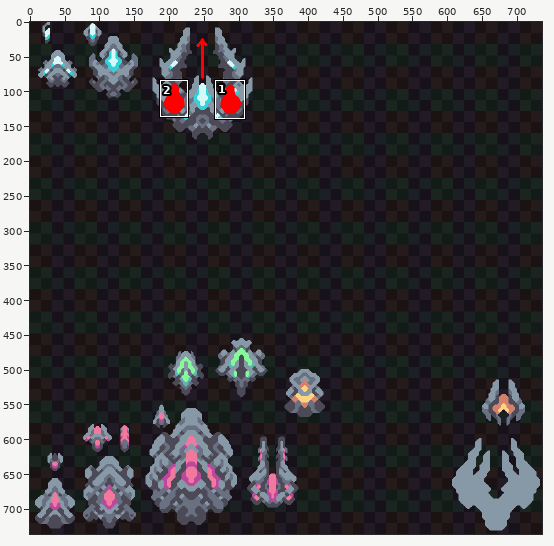
Two states of a pixel-art file, assets/sprites/atlas/units.ase. Above, an overview of the earlier version with the close-up marked.
Close-up. Before the commit:
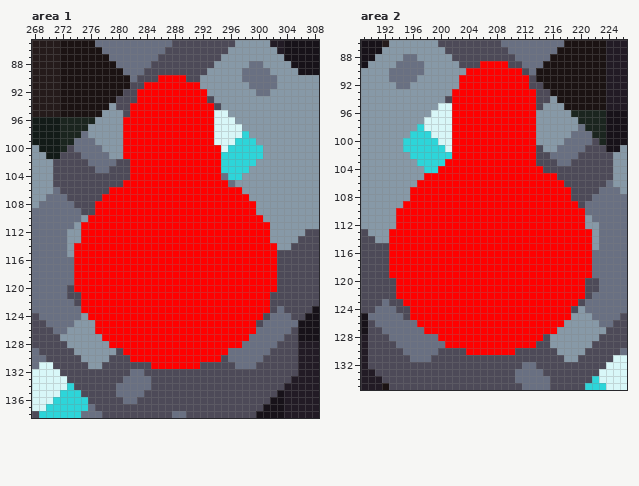
736x736 pixels, 1 frame. Colours within 5 levels of each other are drawn and written as one. Shown: area 1: x 268..308, y 85..138; area 2: x 189..226, y 86..135. The commit also changed other parts of the picture, which this record leaves out.
New version:
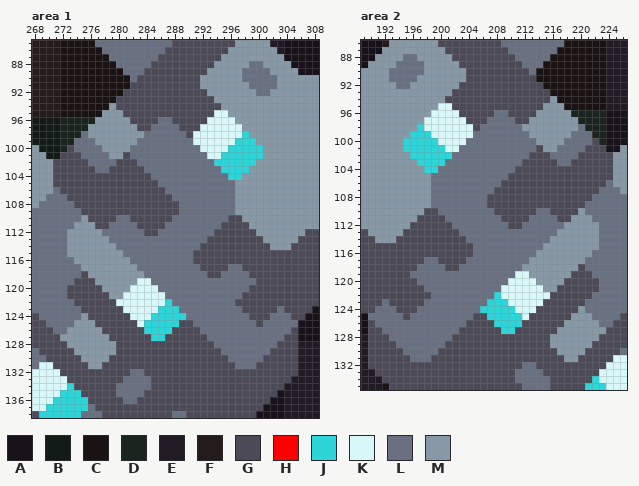
Palette (. is transparent): A #171219  B #131b18  C #1b1313  D #1b251f  E #221b25  F #251b1b  G #4d4a58  H #ff0000  J #2dd5d9  K #d8f7f8  L #697082  M #8799a7
Change:
layer "A" now hidden
Changed rows in their new state; - is an unchanged pixel.
Area 1:
first column x 274:
 90 ------------GGGG-------------
 91 ----------GGGGGGGG-----------
 92 ---------GGGGGGGGGG----------
 93 ---------GGGGGGGGGG----------
 94 --------GGGGGGGGGGGG---------
 95 --------GGGGGGGGGGGG---------
 96 -------MGGGGLLGGGGGK---------
 97 -------MMGGLLLLGGGKK---------
 98 -------MMMLLLLLLGKKK---------
 99 -------MMLLLLLLLLKKK---------
100 -------MLLLLLLLLLLKKK--------
101 -------GLLLLLLLLLLLKK--------
102 --------GLLLLLLLLLLLJ--------
103 --------GGLLLLLLLLLLL--------
104 --------GGGLLLLLLLLLL--------
105 -------GGGGGLLLLLLLLLL-------
106 -----GGGGGGGGLLLLLLLLLLM-----
107 ----GGGGGGGGGGLLLLLLLLLMM----
108 ---GGGGGGGGGGGGLLLLLLLLMMM---
109 ---GGGGGGGGGGGGLLLLLLLLMMM---
110 --GGGGLLGGGGGGLLLLLLLLGGMMM--
111 -MMGGLLLLGGGGLLLLLLLLGGGGMMM-
112 -MMMLLLLLLGGLLLLLLLLGGGGGGMM-
113 -MMMMLLLLLLLLLLLLLLGGGGGGGGM-
114 MMMMMMLLLLLLLLLLLLGGGGGGGGGGM
115 MMMMMMMLLLLLLLLLLGGGGGGGGGGGG
116 MMMMMMMMLLLLLLLLLGGGGGGGGGGGG
117 LMMMMMMMMLLLLLLLLLGGGGLLGGGGG
118 LGMMMMMMMMLLLLLLLLLGGLLLLGGGG
119 GGGMMMMMMKKLLLLLLLLLLLLLLLGGG
120 GGGGMMMMKKKKLLLLLLLLLLLLLGGGG
121 -GGGGMMKKKKKKLLLLLLLLLLLGGGG-
122 -GGGGGKKKKKKKJLLLLLLLLLGGGGG-
123 -GGGGGGKKKKKJJJLLLLLLLLLGGGG-
124 --GGGGGGKKKJJJJJLLLLLLLLLGG--
125 ---GGGGGGKJJJJJGGLLLLLLLLL---
126 ---MGGGGGGJJJJGGGGLLLLLLLL---
127 ----MGGGGGGJJGGGGGGLLLLLL----
128 -----MGGGGGGGGGGGGGGLLLL-----
129 -------GGGGGGGGGGGGGGL-------
130 --------GGGGGGGGGGGGG--------
131 -----------GGGGGGG-----------
Area 2:
first column x 193:
 89 -------------GGGG------------
 90 -----------GGGGGGGG----------
 91 ----------MGGGGGGGGG---------
 92 ----------GGGGGGGGGG---------
 93 ---------GGGGGGGGGGGG--------
 94 ---------GGGGGGGGGGGG--------
 95 ---------GGGGGGGGGGGG--------
 96 ---------KGGGGGLLGGGG--------
 97 ---------KKGGGLLLLGGM--------
 98 ---------KKKGLLLLLLMM--------
 99 ---------KKKLLLLLLLLM--------
100 ---------KKLLLLLLLLLL--------
101 ---------KLLLLLLLLLLL--------
102 ---------LLLLLLLLLLLG--------
103 --------LLLLLLLLLLLGG--------
104 -------LLLLLLLLLLLGGGG-------
105 -----MLLLLLLLLLLLGGGGGGG-----
106 ----MMLLLLLLLLLLGGGGGGGGG----
107 ---MMMLLLLLLLLLGGGGGGGGGGG---
108 ---MMMLLLLLLLLGGGGGGGGGGGG---
109 --MMMMLLLLLLLLGGGGGGGGGGGGG--
110 -MMMMGGLLLLLLLLGGGGGGLLGGGGM-
111 -MMMGGGGLLLLLLLLGGGGLLLLGGMM-
112 -MMGGGGGGLLLLLLLLGGLLLLLLMMM-
113 MMGGGGGGGGLLLLLLLLLLLLLLMMMMM
114 MGGGGGGGGGGLLLLLLLLLLLLMMMMMM
115 GGGGGGGGGGGGLLLLLLLLLLMMMMMMM
116 GGGGGGGGGGGGLLLLLLLLLMMMMMMMM
117 GGGGGLLGGGGLLLLLLLLLMMMMMMMML
118 GGGGLLLLGGLLLLLLLLLMMMMMMMMGL
119 GGGLLLLLLLLLLLLLLLKKMMMMMMGGG
120 -GGGLLLLLLLLLLLLLKKKKMMMMGGG-
121 -GGGGLLLLLLLLLLLKKKKKKMMGGGG-
122 -GGGGGLLLLLLLLLJKKKKKKKGGGGG-
123 --GGGLLLLLLLLLJJJKKKKKGGGGG--
124 ---GLLLLLLLLLJJJJJKKKGGGGG---
125 ---LLLLLLLLLGGJJJJJKGGGGGG---
126 ----LLLLLLLGGGGJJJJGGGGGG----
127 -----LLLLLGGGGGGJJGGGGGG-----
128 -------LLGGGGGGGGGGGGG-------
129 --------GGGGGGGGGGGGG--------
130 -----------GGGGGGG-----------
Changed places in both close-ups, as pixel boxes (x1, y1, x2, y2):
changed: (74, 75, 277, 369)
changed: (389, 61, 592, 355)
